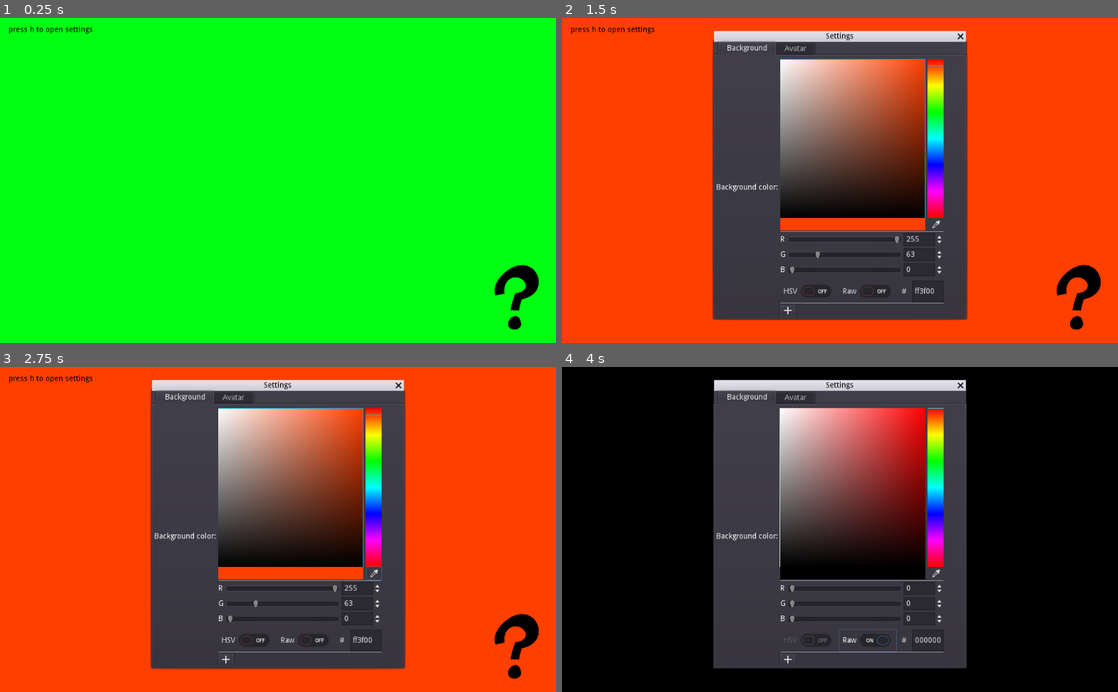
Above: before the commit, frames 1-4 (two rows, left to right).
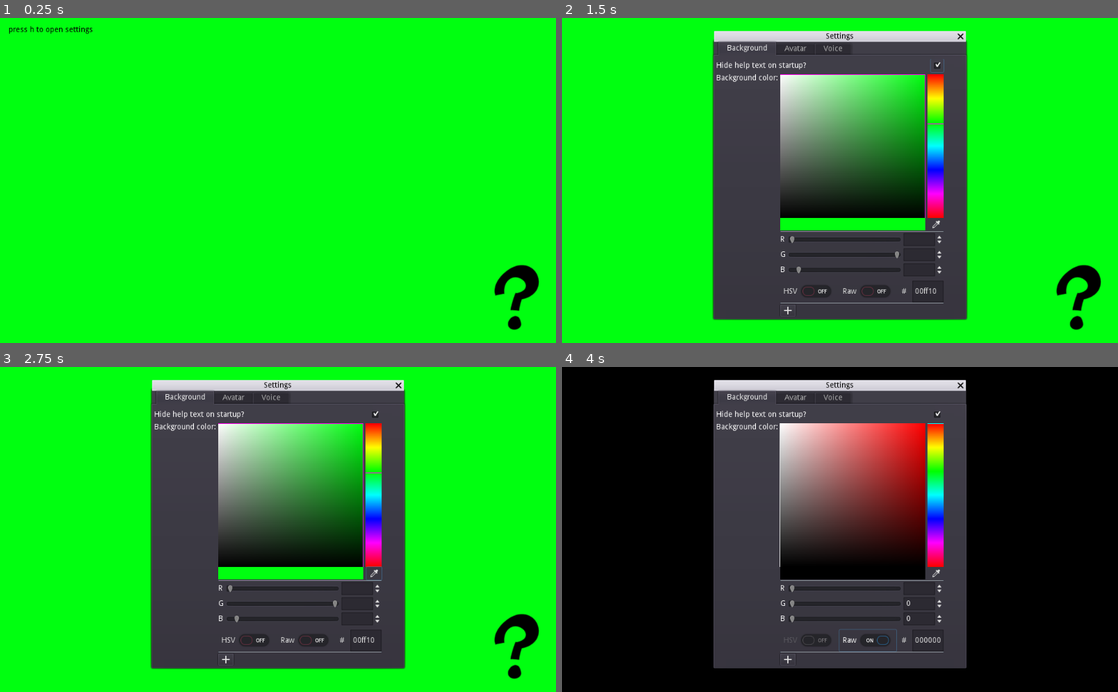
Above: after the commit, the same moments.

Repository: compufox/twober
Game: Godot game, scene res://_scenes/main_ui.tscn
Two runs of this game, one before a commit and one after it. Both use one fixed random seed, a clock stepped at 60 frames per second and the inputs below.
Inputs (mouse positions are in pixels of both pictures, inside the frame that each line leads up to):
- Up to frame 1 (0.25 s): no input
- Up to frame 2 (1.5 s): tap H (open_settings) at 0.5 s; click (934, 66) at 1.27 s
- Up to frame 3 (2.75 s): click (372, 575) at 2 s
- Up to frame 4 (4 s): click "HSV" at 2.75 s; click "Raw" at 3.5 s

The runs differ from the first frame. In frame 1, less than 0.1% of the frame differs, in the area x 88-97%, y 76-96%; in frame 2, 71%, in the area x 0-100%, y 0-100%; in frame 3, 71%; in frame 4, 2.8%.

Commit message:
added more settings

Diff:
--- a/_scenes/SettingsDialog.tscn
+++ b/_scenes/SettingsDialog.tscn
@@ -23,6 +23,7 @@
 }
 
 [node name="Background" type="ScrollContainer" parent="TabContainer"]
+visible = false
 anchor_right = 1.0
 anchor_bottom = 1.0
 margin_left = 4.0
@@ -34,33 +35,60 @@
 scroll_horizontal_enabled = false
 
 [node name="BackgroundSettings" type="VBoxContainer" parent="TabContainer/Background"]
-margin_right = 456.0
-margin_bottom = 475.0
-size_flags_horizontal = 3
-size_flags_vertical = 3
+margin_right = 426.0
+margin_bottom = 475.0
+size_flags_horizontal = 5
+size_flags_vertical = 3
+
+[node name="helpOptions" type="HBoxContainer" parent="TabContainer/Background/BackgroundSettings"]
+margin_right = 426.0
+margin_bottom = 24.0
+size_flags_horizontal = 3
+
+[node name="Label" type="Label" parent="TabContainer/Background/BackgroundSettings/helpOptions"]
+margin_top = 5.0
+margin_right = 398.0
+margin_bottom = 19.0
+size_flags_horizontal = 3
+text = "Hide help text on startup?"
+
+[node name="hideHelp" type="CheckBox" parent="TabContainer/Background/BackgroundSettings/helpOptions"]
+margin_left = 402.0
+margin_right = 426.0
+margin_bottom = 24.0
 
 [node name="colorSettings" type="HBoxContainer" parent="TabContainer/Background/BackgroundSettings"]
-margin_right = 426.0
-margin_bottom = 438.0
+margin_top = 28.0
+margin_right = 426.0
+margin_bottom = 475.0
 size_flags_horizontal = 3
 size_flags_vertical = 3
 
 [node name="Label" type="Label" parent="TabContainer/Background/BackgroundSettings/colorSettings"]
-margin_top = 212.0
 margin_right = 114.0
-margin_bottom = 226.0
+margin_bottom = 14.0
+size_flags_horizontal = 3
+size_flags_vertical = 2
 text = "Background color:"
 
+[node name="colorPreview" type="ColorRect" parent="TabContainer/Background/BackgroundSettings/colorSettings"]
+visible = false
+margin_left = 118.0
+margin_right = 194.0
+margin_bottom = 447.0
+size_flags_horizontal = 3
+__meta__ = {
+"_edit_use_anchors_": false
+}
+
 [node name="ColorPicker" type="ColorPicker" parent="TabContainer/Background/BackgroundSettings/colorSettings"]
-margin_left = 122.0
-margin_top = 4.0
-margin_right = 430.0
-margin_bottom = 442.0
+margin_left = 118.0
+margin_right = 426.0
+margin_bottom = 447.0
 color = Color( 0, 1, 0.0627451, 1 )
 edit_alpha = false
 
 [node name="Avatar" type="ScrollContainer" parent="TabContainer"]
-visible = false
 anchor_right = 1.0
 anchor_bottom = 1.0
 margin_left = 4.0
@@ -78,7 +106,7 @@
 size_flags_vertical = 3
 
 [node name="IdleSettings" type="HBoxContainer" parent="TabContainer/Avatar/AvatarSettings"]
-margin_right = 115.0
+margin_right = 456.0
 margin_bottom = 20.0
 size_flags_horizontal = 3
 
@@ -97,19 +125,28 @@
 "_edit_use_anchors_": false
 }
 
-[node name="IdlePreview" type="TextureRect" parent="TabContainer/Avatar/AvatarSettings/IdleSettings"]
+[node name="idlePath" type="Label" parent="TabContainer/Avatar/AvatarSettings/IdleSettings"]
 margin_left = 96.0
+margin_top = 3.0
 margin_right = 96.0
-margin_bottom = 20.0
-grow_horizontal = 2
-grow_vertical = 2
+margin_bottom = 17.0
+__meta__ = {
+"_edit_use_anchors_": false
+}
+
+[node name="IdlePreview" type="TextureRect" parent="TabContainer/Avatar/AvatarSettings"]
+margin_top = 24.0
+margin_right = 456.0
+margin_bottom = 207.0
+size_flags_horizontal = 3
+size_flags_vertical = 3
 expand = true
 stretch_mode = 6
 
 [node name="TalkingSettings" type="HBoxContainer" parent="TabContainer/Avatar/AvatarSettings"]
-margin_top = 24.0
-margin_right = 115.0
-margin_bottom = 44.0
+margin_top = 211.0
+margin_right = 456.0
+margin_bottom = 231.0
 size_flags_horizontal = 3
 
 [node name="Label" type="Label" parent="TabContainer/Avatar/AvatarSettings/TalkingSettings"]
@@ -127,13 +164,99 @@
 "_edit_use_anchors_": false
 }
 
-[node name="TalkingPreview" type="TextureRect" parent="TabContainer/Avatar/AvatarSettings/TalkingSettings"]
+[node name="talkingPath" type="Label" parent="TabContainer/Avatar/AvatarSettings/TalkingSettings"]
 margin_left = 115.0
+margin_top = 3.0
 margin_right = 115.0
-margin_bottom = 20.0
-grow_horizontal = 2
-grow_vertical = 2
+margin_bottom = 17.0
+
+[node name="TalkingPreview" type="TextureRect" parent="TabContainer/Avatar/AvatarSettings"]
+margin_top = 235.0
+margin_right = 456.0
+margin_bottom = 419.0
+size_flags_horizontal = 3
+size_flags_vertical = 3
+expand = true
 stretch_mode = 6
+
+[node name="FlipH" type="HBoxContainer" parent="TabContainer/Avatar/AvatarSettings"]
+margin_top = 423.0
+margin_right = 456.0
+margin_bottom = 447.0
+
+[node name="Label" type="Label" parent="TabContainer/Avatar/AvatarSettings/FlipH"]
+margin_top = 5.0
+margin_right = 428.0
+margin_bottom = 19.0
+size_flags_horizontal = 3
+text = "Flip Horizontally:"
+
+[node name="flipHbox" type="CheckBox" parent="TabContainer/Avatar/AvatarSettings/FlipH"]
+margin_left = 432.0
+margin_right = 456.0
+margin_bottom = 24.0
+
+[node name="FlipV" type="HBoxContainer" parent="TabContainer/Avatar/AvatarSettings"]
+margin_top = 451.0
+margin_right = 456.0
+margin_bottom = 475.0
+
+[node name="Label" type="Label" parent="TabContainer/Avatar/AvatarSettings/FlipV"]
+margin_top = 5.0
+margin_right = 428.0
+margin_bottom = 19.0
+size_flags_horizontal = 3
+text = "Flip Vertically:"
+
+[node name="flipVbox" type="CheckBox" parent="TabContainer/Avatar/AvatarSettings/FlipV"]
+margin_left = 432.0
+margin_right = 456.0
+margin_bottom = 24.0
+
+[node name="Voice" type="ScrollContainer" parent="TabContainer"]
+visible = false
+anchor_right = 1.0
+anchor_bottom = 1.0
+margin_left = 4.0
+margin_top = 32.0
+margin_right = -420.0
+margin_bottom = -439.0
+scroll_horizontal_enabled = false
+
+[node name="VBoxContainer" type="VBoxContainer" parent="TabContainer/Voice"]
+margin_right = 179.0
+margin_bottom = 40.0
+size_flags_horizontal = 3
+size_flags_vertical = 3
+
+[node name="thresholdSettings" type="HBoxContainer" parent="TabContainer/Voice/VBoxContainer"]
+margin_right = 179.0
+margin_bottom = 40.0
+size_flags_horizontal = 3
+size_flags_vertical = 3
+
+[node name="Label" type="Label" parent="TabContainer/Voice/VBoxContainer/thresholdSettings"]
+margin_right = 135.0
+margin_bottom = 14.0
+size_flags_horizontal = 3
+size_flags_vertical = 0
+text = "Activation Threshold:"
+
+[node name="HSlider" type="HSlider" parent="TabContainer/Voice/VBoxContainer/thresholdSettings"]
+margin_left = 139.0
+margin_right = 155.0
+margin_bottom = 16.0
+size_flags_horizontal = 3
+value = 40.0
+tick_count = 4
+
+[node name="Label2" type="Label" parent="TabContainer/Voice/VBoxContainer/thresholdSettings"]
+margin_left = 159.0
+margin_right = 179.0
+margin_bottom = 14.0
+size_flags_horizontal = 3
+size_flags_vertical = 0
+text = "0%"
 
 [node name="FileDialog" type="FileDialog" parent="."]
 margin_right = 315.0
@@ -146,8 +269,15 @@
 current_dir = "/Documents/GodotProjects/Tuber"
 current_path = "/Documents/GodotProjects/Tuber/"
 
+[connection signal="about_to_show" from="." to="." method="_on_about_to_show"]
 [connection signal="settings_updated" from="." to="." method="_on_settings_updated"]
+[connection signal="toggled" from="TabContainer/Background/BackgroundSettings/helpOptions/hideHelp" to="." method="_on_hideHelp_toggled"]
 [connection signal="color_changed" from="TabContainer/Background/BackgroundSettings/colorSettings/ColorPicker" to="." method="_on_background_color_changed"]
+[connection signal="preset_added" from="TabContainer/Background/BackgroundSettings/colorSettings/ColorPicker" to="." method="_on_presets_changed"]
+[connection signal="preset_removed" from="TabContainer/Background/BackgroundSettings/colorSettings/ColorPicker" to="." method="_on_presets_changed"]
 [connection signal="pressed" from="TabContainer/Avatar/AvatarSettings/IdleSettings/Button" to="." method="_on_choose_btn_pressed" binds= [ "idle" ]]
 [connection signal="pressed" from="TabContainer/Avatar/AvatarSettings/TalkingSettings/Button" to="." method="_on_choose_btn_pressed" binds= [ "active" ]]
+[connection signal="toggled" from="TabContainer/Avatar/AvatarSettings/FlipH/flipHbox" to="." method="_on_flipHbox_toggled"]
+[connection signal="toggled" from="TabContainer/Avatar/AvatarSettings/FlipV/flipVbox" to="." method="_on_flipVbox_toggled"]
+[connection signal="value_changed" from="TabContainer/Voice/VBoxContainer/thresholdSettings/HSlider" to="." method="_on_threshold_value_changed"]
 [connection signal="file_selected" from="FileDialog" to="." method="_on_FileDialog_file_selected"]
--- a/_scenes/main_ui.tscn
+++ b/_scenes/main_ui.tscn
@@ -1,7 +1,7 @@
 [gd_scene load_steps=5 format=2]
 
 [ext_resource path="res://scripts/ui_controller.gd" type="Script" id=1]
-[ext_resource path="res://sprites/question.PNG" type="Texture" id=2]
+[ext_resource path="res://sprites/default.png" type="Texture" id=2]
 [ext_resource path="res://_scenes/SettingsDialog.tscn" type="PackedScene" id=3]
 
 [sub_resource type="AudioStreamMicrophone" id=1]
@@ -22,22 +22,7 @@
 "_edit_use_anchors_": false
 }
 
-[node name="idleFace" type="TextureRect" parent="."]
-anchor_left = 1.0
-anchor_top = 1.0
-anchor_right = 1.0
-anchor_bottom = 1.0
-margin_left = -157.0
-margin_top = -157.0
-texture = ExtResource( 2 )
-expand = true
-stretch_mode = 6
-__meta__ = {
-"_edit_use_anchors_": false
-}
-
-[node name="activeFace" type="TextureRect" parent="."]
-visible = false
+[node name="face" type="TextureRect" parent="."]
 anchor_left = 1.0
 anchor_top = 1.0
 anchor_right = 1.0
@@ -58,7 +43,7 @@
 
 [node name="SettingsDialog" parent="." instance=ExtResource( 3 )]
 
-[node name="RichTextLabel" type="RichTextLabel" parent="."]
+[node name="helpText" type="RichTextLabel" parent="."]
 modulate = Color( 0, 0, 0, 1 )
 margin_left = 16.0
 margin_top = 15.0
@@ -70,5 +55,7 @@
 "_edit_use_anchors_": false
 }
 
+[node name="tween" type="Tween" parent="."]
+
 [connection signal="talking" from="." to="." method="_on_talking"]
 [connection signal="settings_updated" from="SettingsDialog" to="." method="_on_settings_updated"]
--- a/project.godot
+++ b/project.godot
@@ -10,13 +10,17 @@
 
 [application]
 
-config/name="Tuber"
+config/name="Twober"
 run/main_scene="res://_scenes/main_ui.tscn"
 config/icon="res://icon.png"
 
 [audio]
 
 enable_audio_input=true
+
+[autoload]
+
+OptionsController="*res://scripts/options_controller.gd"
 
 [input]
 
--- /dev/null
+++ b/scripts/options_controller.gd
@@ -0,0 +1,55 @@
+extends Node
+
+var options = {
+	bg_color = "00ff10",
+	bg_presets = [],
+	idle_img = "res://sprites/default.png",
+	active_img = "res://sprites/default.png",
+	flip_h = false,
+	flip_v = false,
+	threshold_amt = 0.4,
+	hide_help = false
+}
+
+func load_options():
+	var f = File.new()
+
+	if f.open("user://options.json", File.READ) == OK:
+		var result = JSON.parse(f.get_as_text())
+
+		if result.error == OK:
+			options = result.result
+
+		f.close()
+
+func save_options():
+	var f = File.new()
+
+	f.open("user://options.json", File.WRITE)
+	var json = JSON.print(options)
+	f.store_string(json)
+	f.close()
+
+func set(name, value):
+	options[name] = value
+
+func get(name):
+	return options[name]
+
+func keys():
+	return options.keys()
+
+func texture_from_image(path):
+	var new_texture = ImageTexture.new()
+	var image = Image.new()
+	image.load(path)
+	new_texture.create_from_image(image)
+	return new_texture
+
+# apply an image from PATH into the texture member of NODE
+func load_texture_onto_node(node, path):
+	var new_texture = ImageTexture.new()
+	var image = Image.new()
+	image.load(path)
+	new_texture.create_from_image(image)
+	node.texture = new_texture
--- a/scripts/settings_dialog.gd
+++ b/scripts/settings_dialog.gd
@@ -14,25 +14,74 @@
 
 
 func _on_settings_updated(name, new_value):
-	## Update config file here
-	pass # Replace with function body.
+	OptionsController.set(name, new_value)
+	OptionsController.save_options()
 
 
 func _on_background_color_changed(color):
-	emit_signal("settings_updated", "bg_color", color)
+	emit_signal("settings_updated", "bg_color", color.to_html())
 
 
 func _on_choose_btn_pressed(which):
-	## Update proper textures here
-	##  then emit the signal with the correct stuff
-
-	selection_type = which + "_img"
-
+	selection_type = which
 	$FileDialog.popup_centered()
 
 
+func _on_FileDialog_file_selected(path):
+	## Update preview textures/paths in settings
+	if selection_type == "idle":
+		OptionsController.load_texture_onto_node($TabContainer/Avatar/AvatarSettings/IdlePreview,
+												path)
+		$TabContainer/Avatar/AvatarSettings/IdleSettings/idlePath.text = path
+	else:
+		OptionsController.load_texture_onto_node($TabContainer/Avatar/AvatarSettings/TalkingPreview,
+												path)
+		$TabContainer/Avatar/AvatarSettings/TalkingSettings/talkingPath.text = path
 
-func _on_FileDialog_file_selected(path):
-	## Update preview textures in settings
-	emit_signal("settings_updated", selection_type, path)
+
+	emit_signal("settings_updated", selection_type + "_img", path)
 	selection_type = ""
+
+
+func _on_hideHelp_toggled(button_pressed):
+	emit_signal("settings_updated", "hide_help", button_pressed)
+
+
+func _on_threshold_value_changed(value):
+	$TabContainer/Voice/VBoxContainer/thresholdSettings/Label2.text = String(value) + "%"
+	emit_signal("settings_updated", "threshold_amt", value)
+
+# ensure we have the correct values loaded when the user opens us
+func _on_about_to_show():
+	$TabContainer/Background/BackgroundSettings/helpOptions/hideHelp.pressed = OptionsController.get("hide_help")
+	$TabContainer/Background/BackgroundSettings/colorSettings/ColorPicker.color = Color(OptionsController.get("bg_color"))
+	for col in OptionsController.get("bg_presets"):
+		$TabContainer/Background/BackgroundSettings/colorSettings/ColorPicker.add_preset(Color(col))
+	$TabContainer/Voice/VBoxContainer/thresholdSettings/HSlider.value = OptionsController.get("threshold_amt")
+	OptionsController.load_texture_onto_node($TabContainer/Avatar/AvatarSettings/IdlePreview, OptionsController.get("idle_img"))
+	OptionsController.load_texture_onto_node($TabContainer/Avatar/AvatarSettings/TalkingPreview, OptionsController.get("active_img"))
+	$TabContainer/Avatar/AvatarSettings/IdleSettings/idlePath.text = OptionsController.get("idle_img")
+	$TabContainer/Avatar/AvatarSettings/TalkingSettings/talkingPath.text = OptionsController.get("active_img")
+	$TabContainer/Avatar/AvatarSettings/FlipH/flipHbox.pressed = OptionsController.get("flip_h")
+	$TabContainer/Avatar/AvatarSettings/FlipV/flipVbox.pressed = OptionsController.get("flip_v")
+
+# if the user adds/removes a background preset we update our configs
+func _on_presets_changed(_color):
+	var new_presets = convert_color_presets_to_html($TabContainer/Background/BackgroundSettings/colorSettings/ColorPicker.get_presets())
+	emit_signal("settings_updated", "bg_presets", new_presets)
+
+
+func convert_color_presets_to_html(presets):
+	var presets_html = []
+
+	for col in presets:
+		presets_html.push_back(col.to_html())
+	return presets_html
+
+
+func _on_flipHbox_toggled(button_pressed):
+	emit_signal("settings_updated", "flip_h", button_pressed)
+
+
+func _on_flipVbox_toggled(button_pressed):
+	emit_signal("settings_updated", "flip_v", button_pressed)
--- a/scripts/ui_controller.gd
+++ b/scripts/ui_controller.gd
@@ -3,12 +3,26 @@
 var mic
 var spectrum
 var active: bool = false
-export var activation_energy = 0.4
+var activation_energy = 0.4
+var idleTexture: Texture
+var activeTexture: Texture
+onready var tween = $tween
 
 signal talking(is_talking)
 
 # Called when the node enters the scene tree for the first time.
 func _ready():
+	OptionsController.load_options()
+	for k in OptionsController.keys():
+		_on_settings_updated(k, OptionsController.get(k))
+
+	if not OptionsController.get("hide_help"):
+		hide_text_after_timer()
+
+	idleTexture = OptionsController.texture_from_image(OptionsController.get("idle_img"))
+	activeTexture = OptionsController.texture_from_image(OptionsController.get("active_img"))
+	$face.texture = idleTexture
+
 	var idx = AudioServer.get_bus_index("mic")
 	mic = AudioServer.get_bus_effect(idx, 0)
 	spectrum = AudioServer.get_bus_effect(idx, 1)
@@ -17,11 +31,11 @@
 	spectrum = AudioServer.get_bus_effect_instance(idx, 1)
 	mic.set_recording_active(true)
 
-func _input(event):
+func _input(_event):
 	if Input.is_action_pressed("open_settings"):
 		$SettingsDialog.popup_centered()
 
-func _process(delta):
+func _process(_delta):
 	var prev_hz = 0
 	for i in range(1, 17):
 		var hz = i * 11050.0 / 16
@@ -30,27 +44,35 @@
 		if energy > activation_energy and not active:
 			active = true
 			emit_signal("talking", true)
+			break
 		elif energy < activation_energy and active:
 			active = false
 			emit_signal("talking", false)
 
+func hide_text_after_timer():
+	yield(get_tree().create_timer(30), "timeout")
+	$helpText.visible = false
 
 # catch settings when they get updated
 func _on_settings_updated(name, new_value):
 	if name == "bg_color":
-		$greenScreen.color = new_value
+		$greenScreen.color = Color(new_value)
 	elif name == "idle_img":
-		var new_texture = ImageTexture.new()
-		var image = Image.new()
-		image.load(new_value)
-		new_texture.create_from_image(image)
-		$idleFace.texture = new_texture
+		idleTexture = OptionsController.texture_from_image(OptionsController.get("idle_img"))
+	elif name == "active_img":
+		activeTexture = OptionsController.texture_from_image(OptionsController.get("active_img"))
+	elif name == "hide_help":
+		$helpText.visible = not new_value
+	elif name == "threshold_amt":
+		activation_energy = (new_value / 100)
+	elif name == "flip_h":
+		$face.flip_h = new_value
+	elif name == "flip_v":
+		$face.flip_v = new_value
 
 
 func _on_talking(is_talking):
 	if is_talking:
-		$idleFace.visible = false
-		$activeFace.visible = true
+		$face.texture = activeTexture
 	else:
-		$idleFace.visible = true
-		$activeFace.visible = false
+		$face.texture = idleTexture
Renamed: sprites/question.PNG -> sprites/default.png
Not shown, changed: sprites/default.png.import
Not shown, changed: .gitignore
